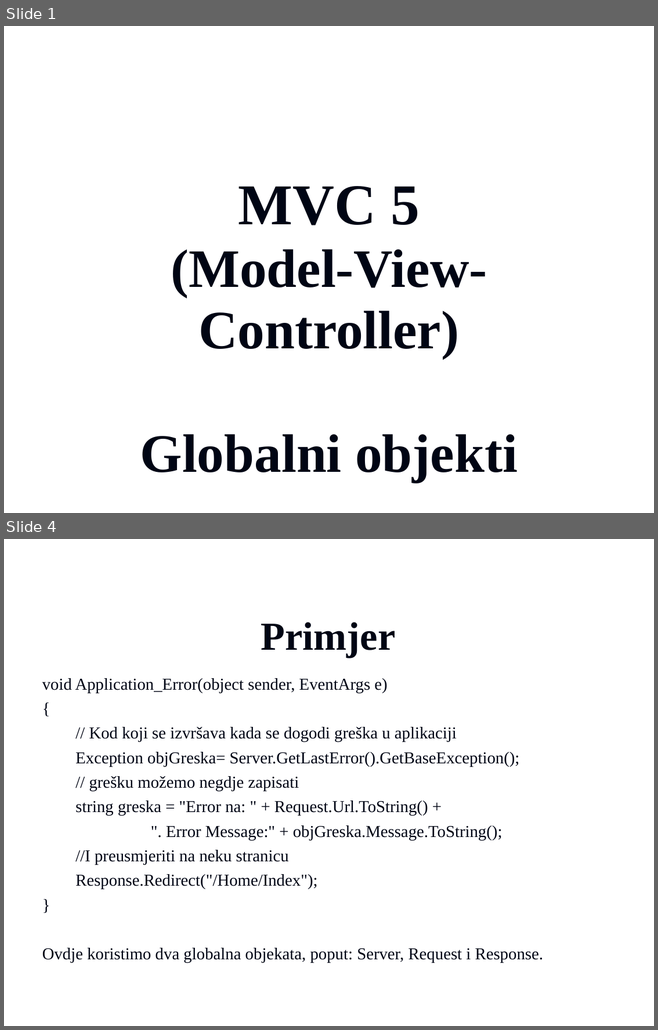
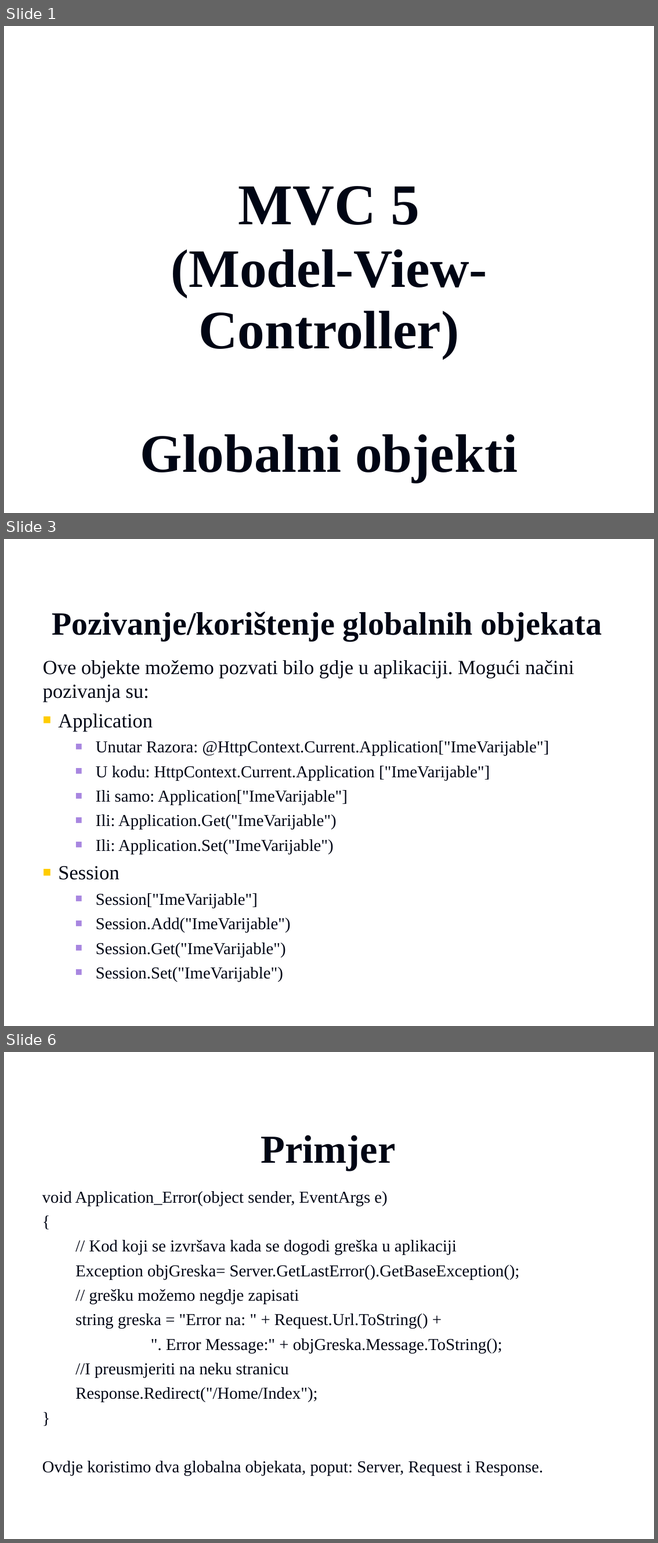
Before and after one commit to vzdesic/PZI, a slide deck: PPTs/14 MVC globalni objekti.ppt. Shown one above the other, each under a label of ours: slides 1 and 4 before the commit, slides 1, 3 and 6 after it; the slides between them are not shown. The pictures are 658x1030 and 658x1543 pixels, drawn with LibreOffice and Linux fonts; fonts in the diff are those of the drawing; background and template pictures are left out. Boxes give left, top, right and bottom in pixels: in the first picture for what was removed or moved away, otherwise in the second. Text is boxed around its words. In the diff, an @@ line names an element or a change of style, - is before the commit and + after.

Commit message:
Dorada globalnih objekata i zadataka
vzdesic

```diff
--- a/PPTs/14 MVC globalni objekti.ppt
+++ b/PPTs/14 MVC globalni objekti.ppt
@@ slide 3 added at (x1=4, y1=539, x2=654, y2=1026), background picture (left out) @@
@@ title added at (x1=52, y1=611, x2=601, y2=641), 36 pt, text #000514, bold @@
+Pozivanje/korištenje globalnih objekata
@@ text added at (x1=43, y1=660, x2=574, y2=982), 18.5 pt, text #000514 @@
+Ove objekte možemo pozvati bilo gdje u aplikaciji. Mogući načini pozivanja su:
+■ Application
+  ■ Unutar Razora: @HttpContext.Current.Application["ImeVarijable"]
+  ■ U kodu: HttpContext.Current.Application ["ImeVarijable"]
+  ■ Ili samo: Application["ImeVarijable"]
+  ■ Ili: Application.Get("ImeVarijable")
+  ■ Ili: Application.Set("ImeVarijable")
+■ Session
+  ■ Session["ImeVarijable"]
+  ■ Session.Add("ImeVarijable")
+  ■ Session.Get("ImeVarijable")
+  ■ Session.Set("ImeVarijable")
@@ what was slide 4 is now slide 6 @@
```
Also in this commit, not shown: 2 slides changed, 1 other slide added, 2 other files.
